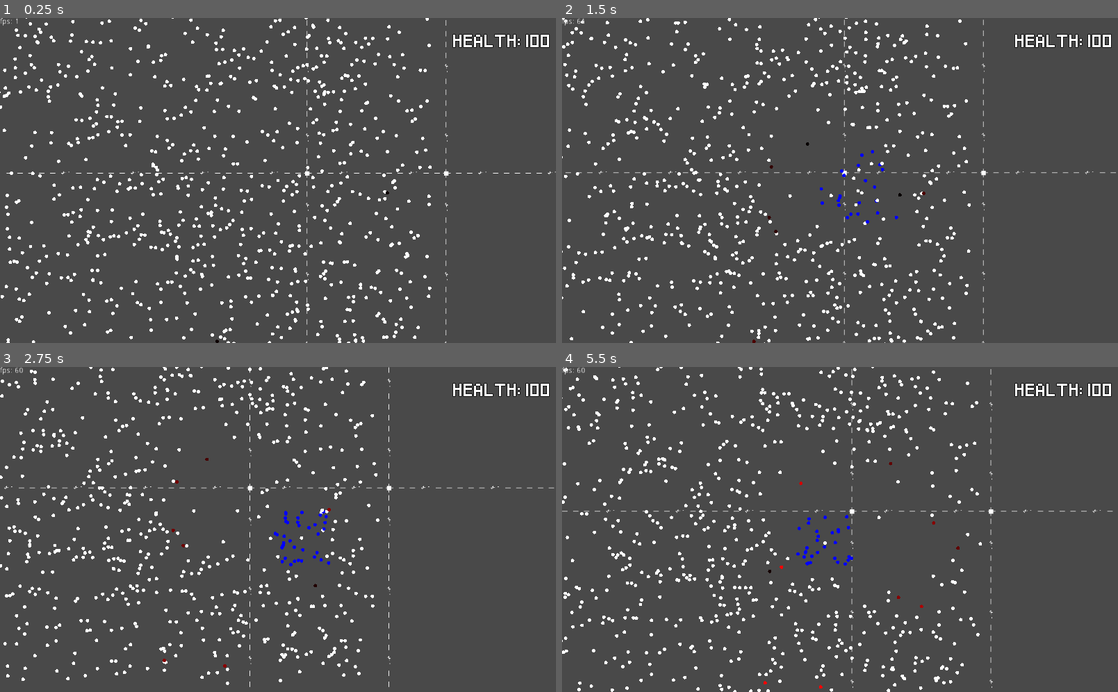
Above: before the commit, frames 1-4 (two rows, left to right).
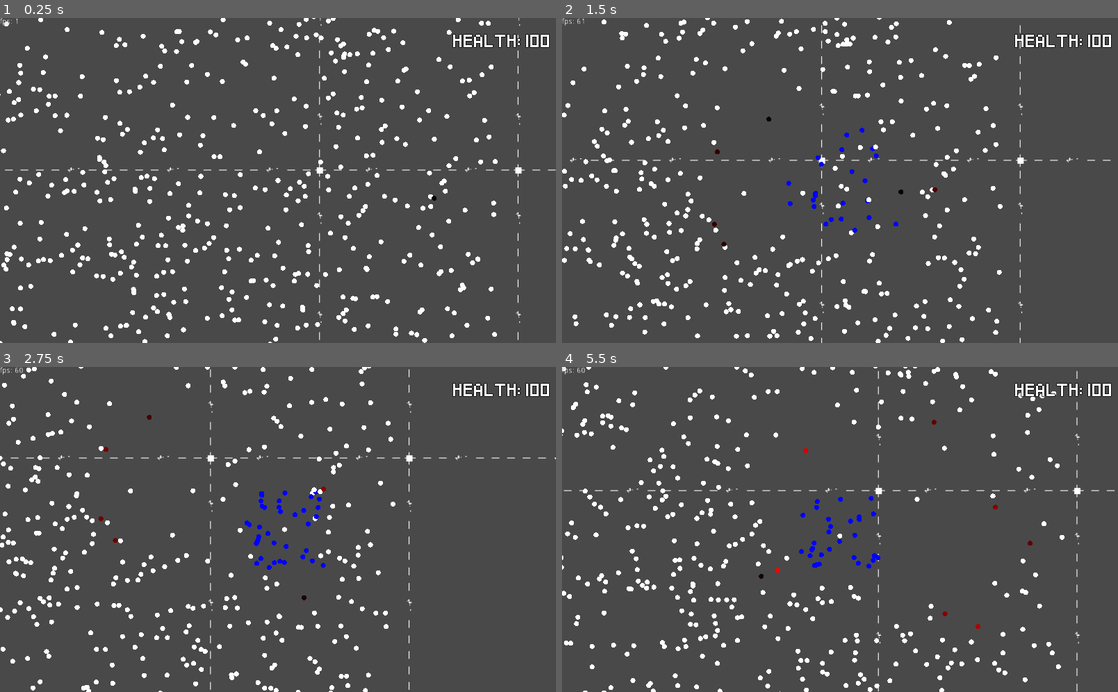
Above: after the commit, the same moments.

Repository: EliasVincent/perestroika
Game: Godot game, scene res://scenes/tests/Main.tscn
The game is run twice, just before and just after one commit, with the same random seed, the same clock (stepped at 60 frames per second) and the same inputs.
Inputs:
- Up to frame 1 (0.25 s): no input
- Up to frame 2 (1.5 s): tap Enter (action) at 0.5, 0.6, 1.35 s; hold D (right) 0.53-1.28 s; hold S (down) from 1.28 s (still down)
- Up to frame 3 (2.75 s): release S (down) at 2.03 s; hold D (right) from 2.03 s (still down); tap Enter (action) at 2.1 s
- Up to frame 4 (5.5 s): release D (right) at 2.78 s; hold W (up) 2.78-3.53 s; tap Enter (action) every 0.75 s from 2.85 to 5.1 s; hold A (left) 3.53-5.03 s; hold S (down) from 5.03 s (still down)

The runs differ from the first frame. In frame 1, 8.7% of the frame differs, in the area x 0-100%, y 0-100%; in frame 2, 7.8%; in frame 3, 7.0%; in frame 4, 7.7%.

Commit message:
make sounds play and attempts at particles

Diff:
--- a/scenes/Autoload/PlayerData.gd
+++ b/scenes/Autoload/PlayerData.gd
@@ -1,3 +1,6 @@
 extends Node
 
 export var Health: = 100
+
+func play_hit_by_enemy_audio():
+	$HitByEnemyAudioPlayer.play()
--- a/scenes/Autoload/PlayerData.tscn
+++ b/scenes/Autoload/PlayerData.tscn
@@ -1,6 +1,11 @@
-[gd_scene load_steps=2 format=2]
+[gd_scene load_steps=3 format=2]
 
 [ext_resource path="res://scenes/Autoload/PlayerData.gd" type="Script" id=1]
+[ext_resource path="res://sounds/PlayerHitByEnemy.wav" type="AudioStream" id=2]
 
 [node name="PlayerData" type="Node"]
 script = ExtResource( 1 )
+
+[node name="HitByEnemyAudioPlayer" type="AudioStreamPlayer" parent="."]
+stream = ExtResource( 2 )
+volume_db = -5.0
--- /dev/null
+++ b/scenes/effects/PlayerDeathParticles.tscn
@@ -0,0 +1,27 @@
+[gd_scene load_steps=3 format=2]
+
+[sub_resource type="Curve" id=1]
+min_value = -200.0
+max_value = 200.0
+_data = [ Vector2( 0, 40.4545 ), 0.0, 0.0, 0, 0, Vector2( 1, 0.454559 ), 0.0, 0.0, 0, 0 ]
+
+[sub_resource type="Gradient" id=2]
+offsets = PoolRealArray( 0, 0.0254237, 1 )
+colors = PoolColorArray( 0, 0, 0, 1, 1, 1, 1, 1, 0.305882, 1, 0, 0 )
+
+[node name="PlayerDeathParticles" type="CPUParticles2D"]
+position = Vector2( -0.184036, 0 )
+scale = Vector2( 2, 2 )
+amount = 60
+explosiveness = 1.0
+randomness = 0.05
+emission_shape = 2
+emission_rect_extents = Vector2( 5, 5 )
+direction = Vector2( 0, 0 )
+spread = 180.0
+gravity = Vector2( 0, 0 )
+initial_velocity = 40.0
+initial_velocity_random = 1.0
+angular_velocity = 0.82
+linear_accel_curve = SubResource( 1 )
+color_ramp = SubResource( 2 )
--- a/scenes/tests/Main.gd
+++ b/scenes/tests/Main.gd
@@ -18,4 +18,7 @@
 
 func _process(delta):
 	if PlayerData.Health == 0:
-		get_tree().change_scene("res://scenes/UI/GameOverPanel.tscn")
+		$AnimationPlayer.play("player_death")
+
+func playerDeath():
+	get_tree().change_scene("res://scenes/UI/GameOverPanel.tscn")
--- a/scenes/tests/Main.tscn
+++ b/scenes/tests/Main.tscn
@@ -1,10 +1,76 @@
-[gd_scene load_steps=6 format=2]
+[gd_scene load_steps=9 format=2]
 
 [ext_resource path="res://scenes/tests/Main.gd" type="Script" id=1]
 [ext_resource path="res://scenes/fps_label.tscn" type="PackedScene" id=2]
 [ext_resource path="res://scenes/health_label.tscn" type="PackedScene" id=3]
 [ext_resource path="res://scenes/tests/Player.tscn" type="PackedScene" id=4]
 [ext_resource path="res://tilesets/streets_tileset.tres" type="TileSet" id=5]
+[ext_resource path="res://sounds/PlayerDeath.wav" type="AudioStream" id=6]
+[ext_resource path="res://scenes/effects/PlayerDeathParticles.tscn" type="PackedScene" id=7]
+
+[sub_resource type="Animation" id=1]
+resource_name = "player_death"
+length = 3.0
+tracks/0/type = "value"
+tracks/0/path = NodePath("Player:modulate")
+tracks/0/interp = 1
+tracks/0/loop_wrap = true
+tracks/0/imported = false
+tracks/0/enabled = false
+tracks/0/keys = {
+"times": PoolRealArray( 0, 1 ),
+"transitions": PoolRealArray( 1, 1 ),
+"update": 0,
+"values": [ Color( 1, 1, 1, 1 ), Color( 1, 1, 1, 0 ) ]
+}
+tracks/1/type = "method"
+tracks/1/path = NodePath(".")
+tracks/1/interp = 1
+tracks/1/loop_wrap = true
+tracks/1/imported = false
+tracks/1/enabled = true
+tracks/1/keys = {
+"times": PoolRealArray( 3 ),
+"transitions": PoolRealArray( 1 ),
+"values": [ {
+"args": [  ],
+"method": "playerDeath"
+} ]
+}
+tracks/2/type = "audio"
+tracks/2/path = NodePath("PlayerDeathAudioPlayer")
+tracks/2/interp = 1
+tracks/2/loop_wrap = true
+tracks/2/imported = false
+tracks/2/enabled = true
+tracks/2/keys = {
+"clips": [  ],
+"times": PoolRealArray(  )
+}
+tracks/3/type = "value"
+tracks/3/path = NodePath("PlayerDeathAudioPlayer:playing")
+tracks/3/interp = 1
+tracks/3/loop_wrap = true
+tracks/3/imported = false
+tracks/3/enabled = true
+tracks/3/keys = {
+"times": PoolRealArray( 0 ),
+"transitions": PoolRealArray( 1 ),
+"update": 1,
+"values": [ true ]
+}
+tracks/4/type = "value"
+tracks/4/path = NodePath("Player/PlayerDeathParticles:emitting")
+tracks/4/interp = 1
+tracks/4/loop_wrap = true
+tracks/4/imported = false
+tracks/4/enabled = true
+tracks/4/keys = {
+"times": PoolRealArray( 0 ),
+"transitions": PoolRealArray( 1 ),
+"update": 1,
+"values": [ true ]
+}
 
 [node name="Main" type="Node2D"]
 script = ExtResource( 1 )
@@ -18,9 +84,23 @@
 [node name="Enemies" type="Node" parent="."]
 
 [node name="TileMap" type="TileMap" parent="."]
+z_index = -1
 tile_set = ExtResource( 5 )
 cell_size = Vector2( 128, 128 )
 format = 1
 tile_data = PoolIntArray( -458766, 3, 0, -458765, 3, 0, -458764, 3, 0, -458763, 3, 0, -458762, 3, 0, -458761, 3, 0, -45 …(8732 unchanged characters)…
 
 [node name="Player" parent="." instance=ExtResource( 4 )]
+
+[node name="PlayerDeathParticles" parent="Player" instance=ExtResource( 7 )]
+position = Vector2( 10.7529, 2.7124 )
+scale = Vector2( 1, 1 )
+z_index = 2
+emitting = false
+one_shot = true
+
+[node name="AnimationPlayer" type="AnimationPlayer" parent="."]
+anims/player_death = SubResource( 1 )
+
+[node name="PlayerDeathAudioPlayer" type="AudioStreamPlayer" parent="."]
+stream = ExtResource( 6 )
--- a/scenes/tests/Person.tscn
+++ b/scenes/tests/Person.tscn
@@ -1,7 +1,8 @@
-[gd_scene load_steps=3 format=2]
+[gd_scene load_steps=4 format=2]
 
 [ext_resource path="res://sprites/placeholders/person_placeholder.png" type="Texture" id=1]
 [ext_resource path="res://scenes/tests/PersonBehaviour.gd" type="Script" id=2]
+[ext_resource path="res://sounds/UnitTurnsEvil.wav" type="AudioStream" id=3]
 
 [node name="Person" type="KinematicBody2D" groups=[
 "enemy",
@@ -17,3 +18,7 @@
 
 [node name="Sprite" type="Sprite" parent="."]
 texture = ExtResource( 1 )
+
+[node name="TurnsEvilAudioPlayer" type="AudioStreamPlayer2D" parent="."]
+stream = ExtResource( 3 )
+volume_db = -11.7
--- a/scenes/tests/PersonBehaviour.gd
+++ b/scenes/tests/PersonBehaviour.gd
@@ -44,6 +44,7 @@
 		$Sprite.modulate = Color(madStatus, 0, 0)
 
 	if madStatus > 1:
+		$TurnsEvilAudioPlayer.play()
 		madStatusDone = true;
 		madStatus = 1
 		currentState = State.ATTACK
@@ -72,4 +73,5 @@
 	# looks if Person is mad and "inside" the player
 	if mad and instanceInRange(playerNode, 1):
 		PlayerData.Health -= 10
+		PlayerData.play_hit_by_enemy_audio()
 		queue_free()
--- a/scenes/tests/Player.tscn
+++ b/scenes/tests/Player.tscn
@@ -1,7 +1,8 @@
-[gd_scene load_steps=4 format=2]
+[gd_scene load_steps=5 format=2]
 
 [ext_resource path="res://sprites/placeholders/player_placeholder.png" type="Texture" id=1]
 [ext_resource path="res://scenes/tests/PlayerBehaviour.gd" type="Script" id=2]
+[ext_resource path="res://sounds/Recruit_LetsGo.wav" type="AudioStream" id=3]
 
 [sub_resource type="CircleShape2D" id=1]
 radius = 32.0
@@ -20,13 +21,9 @@
 
 [node name="Camera2D" type="Camera2D" parent="."]
 current = true
-drag_margin_h_enabled = true
-drag_margin_v_enabled = true
+zoom = Vector2( 0.7, 0.7 )
 smoothing_enabled = true
-drag_margin_left = 0.05
-drag_margin_top = 0.05
-drag_margin_right = 0.05
-drag_margin_bottom = 0.05
+smoothing_speed = 10.0
 
 [node name="Sprite" type="Sprite" parent="."]
 texture = ExtResource( 1 )
@@ -34,3 +31,6 @@
 [node name="CollisionShape2D" type="CollisionShape2D" parent="."]
 shape = SubResource( 1 )
 disabled = true
+
+[node name="RecruitAudioPlayer" type="AudioStreamPlayer" parent="."]
+stream = ExtResource( 3 )
--- a/scenes/tests/PlayerBehaviour.gd
+++ b/scenes/tests/PlayerBehaviour.gd
@@ -41,6 +41,7 @@
 
 	#JOIN ABILITY
 	if Input.is_action_just_pressed("action"):
+		$RecruitAudioPlayer.play()
 		var enemyList = getAllEnemiesInRadius(100)
 		for i in enemyList:
 			var randNum = rand_range(0,9)
Not shown, added: sounds/CheerDontLeave.wav.import
Not shown, added: sounds/PlayerDeath.wav.import
Not shown, added: sounds/PlayerHitByEnemy.wav.import
Not shown, added: sounds/Recruit_LetsGo.wav.import
Not shown, added: sounds/UnitDeath.wav.import
Not shown, added: sounds/UnitTurnsEvil.wav.import
Not shown, changed: .gitignore
Not shown, added: sounds/UnitDeath.wav
